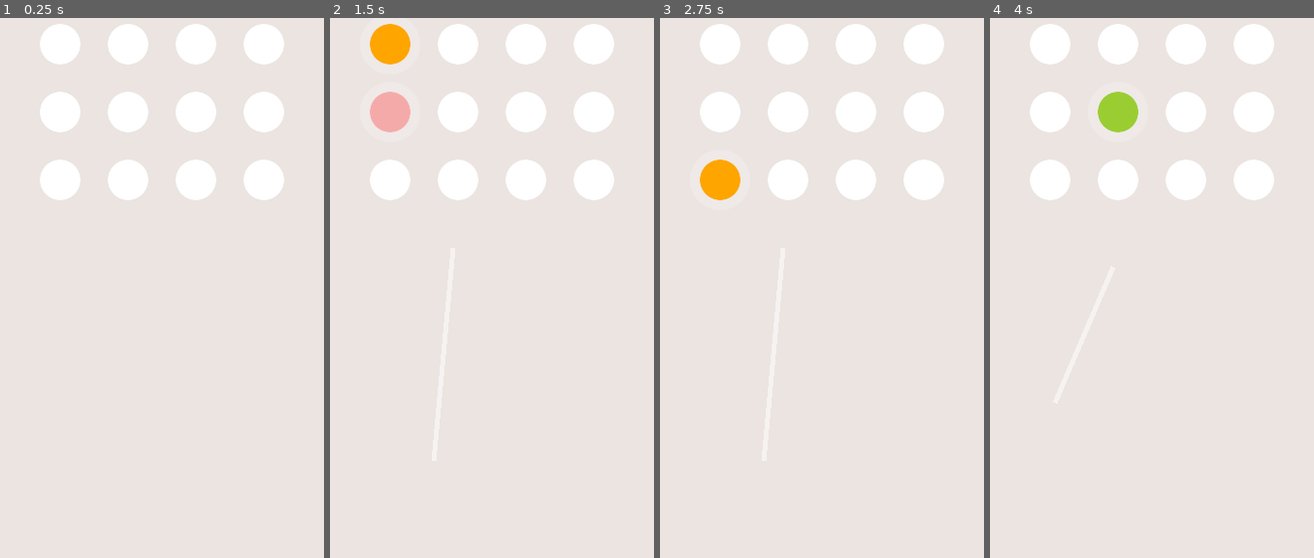
Above: before the commit, frames 1-4 (left to right).
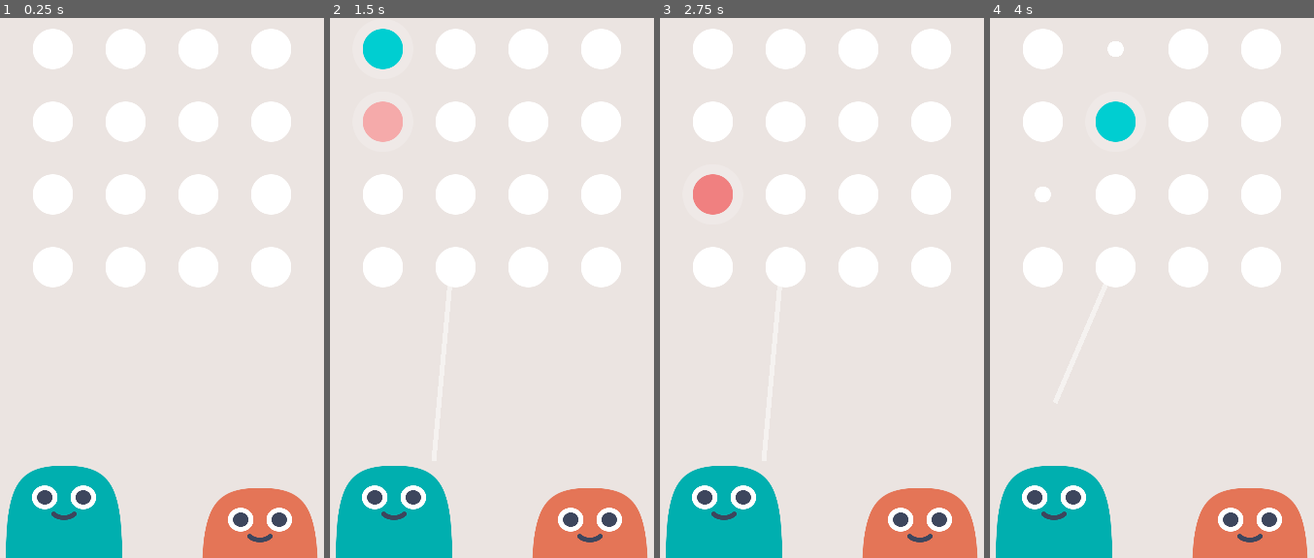
Above: after the commit, the same moments.

Repository: papazeal/tiny-memo
Game: Godot game, scene res://game.tscn
The game is run twice, just before and just after one commit, with the same random seed, the same clock (stepped at 60 frames per second) and the same inputs.
Inputs (mouse positions are in pixels of both pictures, inside the frame that each line leads up to):
- Up to frame 1 (0.25 s): no input
- Up to frame 2 (1.5 s): tap Enter at 0.5 s; drag from (391, 45) to (459, 109) at 0.52 s; tap Space (action) at 1.25 s; drag from (391, 109) to (459, 45) at 1.27 s
- Up to frame 3 (2.75 s): tap Enter at 2 s; move the mouse to (721, 180) at 2.02 s; tap Shift at 2.1 s; click (721, 180) at 2.17 s
- Up to frame 4 (4 s): tap Space (action) at 2.75 s; drag from (1119, 45) to (1051, 180) at 2.77 s; tap Enter at 3.5 s; drag from (1119, 109) to (1184, 45) at 3.52 s

The runs differ from the first frame. In frame 1, 18% of the frame differs, in the area x 1-98%, y 1-100%; in frame 2, 18%; in frame 3, 18%; in frame 4, 19%.

Commit message:
add character

Diff:
--- /dev/null
+++ b/body.svg
@@ -0,0 +1,11 @@
+<?xml version="1.0" encoding="UTF-8"?>
+<svg width="80px" height="76px" viewBox="0 0 80 76" version="1.1" xmlns="http://www.w3.org/2000/svg" xmlns:xlink="http://www.w3.org/1999/xlink">
+    <title>Path</title>
+    <g id="Page-1" stroke="none" stroke-width="1" fill="none" fill-rule="evenodd">
+        <g id="overview" transform="translate(-645.000000, -4.000000)" fill="#FFFFFF" fill-rule="nonzero">
+            <g id="Symbol_26_0_Layer0_0_FILL" transform="translate(645.000000, 0.000000)">
+                <path d="M59.75,5.75 C54.85,4.58333333 48.2666667,4 40,4 C31.7,4 25.1166667,4.58333333 20.25,5.75 C15.0166667,7.01666667 10.9333333,9.1 8,12 C5.1,14.9333333 3.01666667,19.0166667 1.75,24.25 C0.716666667,28.65 0.15,34.4 0.05,41.5 C0.05,41.8333333 0.05,42.1666667 0.05,42.5 C0.15,49.6 0.716666667,55.35 1.75,59.75 C3.01666667,65.0166667 5.1,69.1 8,72 C10.9333333,74.9333333 15.0166667,77.0166667 20.25,78.25 C25.1166667,79.4166667 31.7,80 40,80 C48.2666667,80 54.85,79.4166667 59.75,78.25 C65.0166667,77.0166667 69.1,74.9333333 72,72 C74.9333333,69.1 77.0166667,65.0166667 78.25,59.75 C79.2833333,55.4166667 79.8666667,49.75 80,42.75 C80,42.65 80,42.5666667 80,42.5 L80,41.25 C79.8666667,34.25 79.2833333,28.5833333 78.25,24.25 C77.0166667,19.0166667 74.9333333,14.9333333 72,12 C69.1,9.1 65.0166667,7.01666667 59.75,5.75 Z" id="Path"></path>
+            </g>
+        </g>
+    </g>
+</svg>
--- /dev/null
+++ b/face-1.svg
@@ -0,0 +1,25 @@
+<?xml version="1.0" encoding="UTF-8"?>
+<svg width="50px" height="31px" viewBox="0 0 50 31" version="1.1" xmlns="http://www.w3.org/2000/svg" xmlns:xlink="http://www.w3.org/1999/xlink">
+    <title>face_a</title>
+    <g id="Page-1" stroke="none" stroke-width="1" fill="none" fill-rule="evenodd">
+        <g id="overview" transform="translate(-5.000000, -595.000000)" fill-rule="nonzero">
+            <g id="face_a" transform="translate(5.000000, 595.500000)">
+                <g id="Symbol_91_0_Layer0_0_MEMBER_0_FILL" fill="#FFFFFF">
+                    <path d="M2.95,3.45 C0.983333333,5.41666667 0,7.76666667 0,10.5 C0,13.2666667 0.983333333,15.6166667 2.95,17.55 C4.88333333,19.5166667 7.23333333,20.5 10,20.5 C12.7666667,20.5 15.1166667,19.5166667 17.05,17.55 C19.0166667,15.6166667 20,13.2666667 20,10.5 C20,7.76666667 19.0166667,5.41666667 17.05,3.45 C15.1166667,1.48333333 12.7666667,0.5 10,0.5 C7.23333333,0.5 4.88333333,1.48333333 2.95,3.45 Z" id="Path"></path>
+                </g>
+                <g id="Symbol_91_0_Layer0_0_MEMBER_1_FILL" transform="translate(4.000000, 4.000000)" fill="#3D465D">
+                    <path d="M10.25,10.75 C11.4166667,9.58333333 12,8.16666667 12,6.5 C12,4.86666667 11.4166667,3.46666667 10.25,2.3 C9.08333333,1.1 7.66666667,0.5 6,0.5 C4.36666667,0.5 2.96666667,1.1 1.8,2.3 C0.6,3.46666667 0,4.86666667 0,6.5 C0,8.16666667 0.6,9.58333333 1.8,10.75 C2.96666667,11.9166667 4.36666667,12.5 6,12.5 C7.66666667,12.5 9.08333333,11.9166667 10.25,10.75 Z" id="Path"></path>
+                </g>
+                <g id="Symbol_91_0_Layer0_1_MEMBER_0_FILL" transform="translate(30.000000, 0.000000)" fill="#FFFFFF">
+                    <path d="M2.95,3.45 C0.983333333,5.41666667 0,7.76666667 0,10.5 C0,13.2666667 0.983333333,15.6166667 2.95,17.55 C4.88333333,19.5166667 7.23333333,20.5 10,20.5 C12.7666667,20.5 15.1166667,19.5166667 17.05,17.55 C19.0166667,15.6166667 20,13.2666667 20,10.5 C20,7.76666667 19.0166667,5.41666667 17.05,3.45 C15.1166667,1.48333333 12.7666667,0.5 10,0.5 C7.23333333,0.5 4.88333333,1.48333333 2.95,3.45 Z" id="Path"></path>
+                </g>
+                <g id="Symbol_91_0_Layer0_1_MEMBER_1_FILL" transform="translate(34.000000, 4.000000)" fill="#3D465D">
+                    <path d="M10.25,10.75 C11.4166667,9.58333333 12,8.16666667 12,6.5 C12,4.86666667 11.4166667,3.46666667 10.25,2.3 C9.08333333,1.1 7.66666667,0.5 6,0.5 C4.36666667,0.5 2.96666667,1.1 1.8,2.3 C0.6,3.46666667 0,4.86666667 0,6.5 C0,8.16666667 0.6,9.58333333 1.8,10.75 C2.96666667,11.9166667 4.36666667,12.5 6,12.5 C7.66666667,12.5 9.08333333,11.9166667 10.25,10.75 Z" id="Path"></path>
+                </g>
+                <g id="Symbol_91_0_Layer0_2_FILL" transform="translate(15.000000, 22.000000)" fill="#3D465D">
+                    <path d="M18.2,4.95 L18.2,4.9 C18.6,4.6 18.9833333,4.3 19.35,4 C19.75,3.63333333 19.9666667,3.18333333 20,2.65 C20.0333333,2.08333333 19.8666667,1.6 19.5,1.2 C19.1333333,0.766666667 18.6833333,0.533333333 18.15,0.5 C17.5833333,0.466666667 17.1,0.633333333 16.7,1 C16.4333333,1.23333333 16.15,1.46666667 15.85,1.7 L15.8,1.7 C14.2,2.9 12.2666667,3.5 10,3.5 C7.66666667,3.5 5.68333333,2.9 4.05,1.7 C3.85,1.53333333 3.66666667,1.36666667 3.5,1.2 C3.13333333,0.766666667 2.68333333,0.533333333 2.15,0.5 C1.58333333,0.466666667 1.1,0.633333333 0.7,1 C0.266666667,1.36666667 0.0333333333,1.83333333 0,2.4 C-0.0333333333,2.93333333 0.133333333,3.41666667 0.5,3.85 C0.8,4.18333333 1.16666667,4.51666667 1.6,4.85 C1.63333333,4.85 1.65,4.86666667 1.65,4.9 C3.95,6.63333333 6.73333333,7.5 10,7.5 C13.2,7.5 15.9333333,6.65 18.2,4.95 Z" id="Path"></path>
+                </g>
+            </g>
+        </g>
+    </g>
+</svg>
--- a/game.gd
+++ b/game.gd
@@ -5,7 +5,7 @@
 var Dot = preload("res://dot.tscn")
 var selected_dots = []
 var dots = []
-var colors_set = [Color.ORANGE, Color.YELLOW_GREEN, Color.LIGHT_CORAL]
+var colors_set = [Color.ORANGE, Color.YELLOW_GREEN, Color.LIGHT_CORAL, Color.DARK_TURQUOISE]
 var line:Line2D = Line2D.new()
 var level = 1
 # Called when the node enters the scene tree for the first time.
@@ -76,9 +76,9 @@
 func init_level():
 
 	var points = []
-	var row = 3
+	var row = 4
 	var col = 4
-	var grid_size = 70
+	var grid_size = 75
 	var pading_x = (get_viewport_rect().size.x - grid_size*(col-1))/2
 	var padding_y = grid_size
 	for x in col:
--- a/game.tscn
+++ b/game.tscn
@@ -1,29 +1,38 @@
-[gd_scene load_steps=3 format=3 uid="uid://dsky4oktosxu8"]
+[gd_scene load_steps=4 format=3 uid="uid://dsky4oktosxu8"]
 
 [ext_resource type="Script" path="res://game.gd" id="1_dytu8"]
-[ext_resource type="Texture2D" uid="uid://ddxfqn4lybvgo" path="res://dot.svg" id="2_csqeu"]
+[ext_resource type="Texture2D" uid="uid://pbit4j05yrhg" path="res://body.svg" id="2_s11lt"]
+[ext_resource type="Texture2D" uid="uid://byqgdwaqiwfd7" path="res://face-1.svg" id="3_nmq15"]
 
 [node name="game" type="Node2D"]
 script = ExtResource("1_dytu8")
 
 [node name="AudioStreamPlayer2D" type="AudioStreamPlayer2D" parent="."]
 
-[node name="Sprite2D" type="Sprite2D" parent="."]
-visible = false
-modulate = Color(0.792292, 0.302575, 0.481561, 1)
-position = Vector2(199.5, 585)
-scale = Vector2(3.24038, 2.32692)
-texture = ExtResource("2_csqeu")
+[node name="Node2D" type="Node2D" parent="."]
+position = Vector2(99, 598)
+metadata/_edit_group_ = true
 
-[node name="Sprite2D2" type="Sprite2D" parent="."]
-visible = false
-position = Vector2(160, 528)
-scale = Vector2(0.615385, 0.570512)
-texture = ExtResource("2_csqeu")
+[node name="Sprite2D" type="Sprite2D" parent="Node2D"]
+modulate = Color(0, 0.687967, 0.688403, 1)
+scale = Vector2(0.3, 0.491)
+texture = ExtResource("2_s11lt")
 
-[node name="Sprite2D3" type="Sprite2D" parent="."]
-visible = false
-modulate = Color(0, 0, 0, 1)
-position = Vector2(160, 512)
-scale = Vector2(0.307692, 0.285256)
-texture = ExtResource("2_csqeu")
+[node name="Sprite2D3" type="Sprite2D" parent="Node2D"]
+position = Vector2(0, -55)
+scale = Vector2(0.265053, 0.245648)
+texture = ExtResource("3_nmq15")
+
+[node name="Node2D2" type="Node2D" parent="."]
+position = Vector2(301, 621)
+metadata/_edit_group_ = true
+
+[node name="Sprite2D" type="Sprite2D" parent="Node2D2"]
+modulate = Color(0.8925, 0.459795, 0.343439, 1)
+scale = Vector2(0.3, 0.491)
+texture = ExtResource("2_s11lt")
+
+[node name="Sprite2D3" type="Sprite2D" parent="Node2D2"]
+position = Vector2(0, -55)
+scale = Vector2(0.265053, 0.245648)
+texture = ExtResource("3_nmq15")
Not shown, added: body.svg.import
Not shown, added: face-1.svg.import
Binary file added: face_a.png
Not shown, added: face_a.png.import
Binary file added: red_body_squircle.png
Not shown, added: red_body_squircle.png.import
Not shown, changed: dist/index.html
Not shown, changed: dist/index.pck
